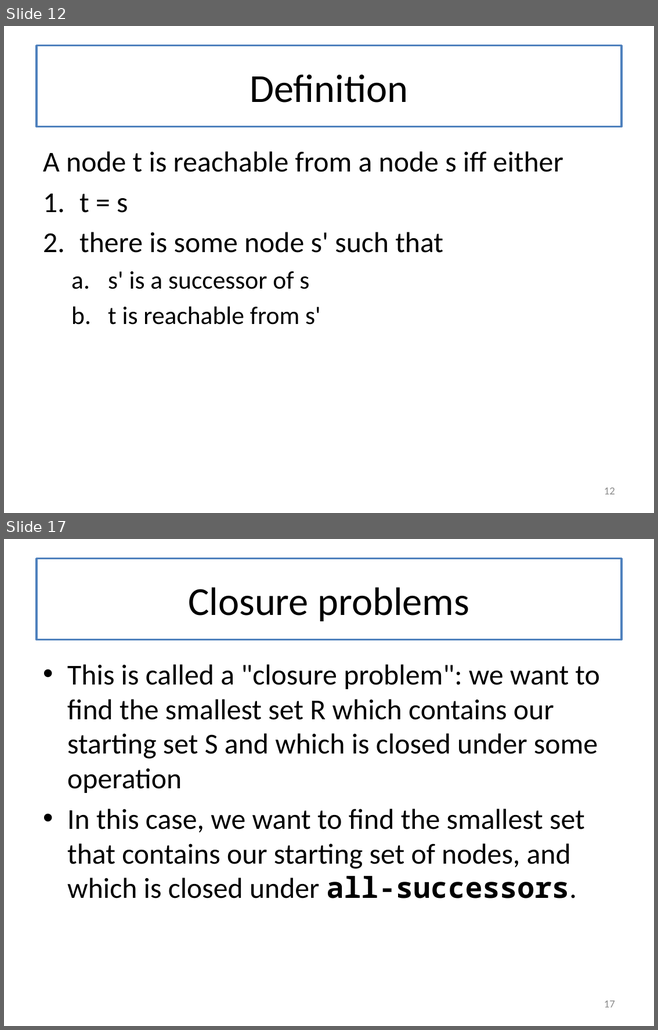
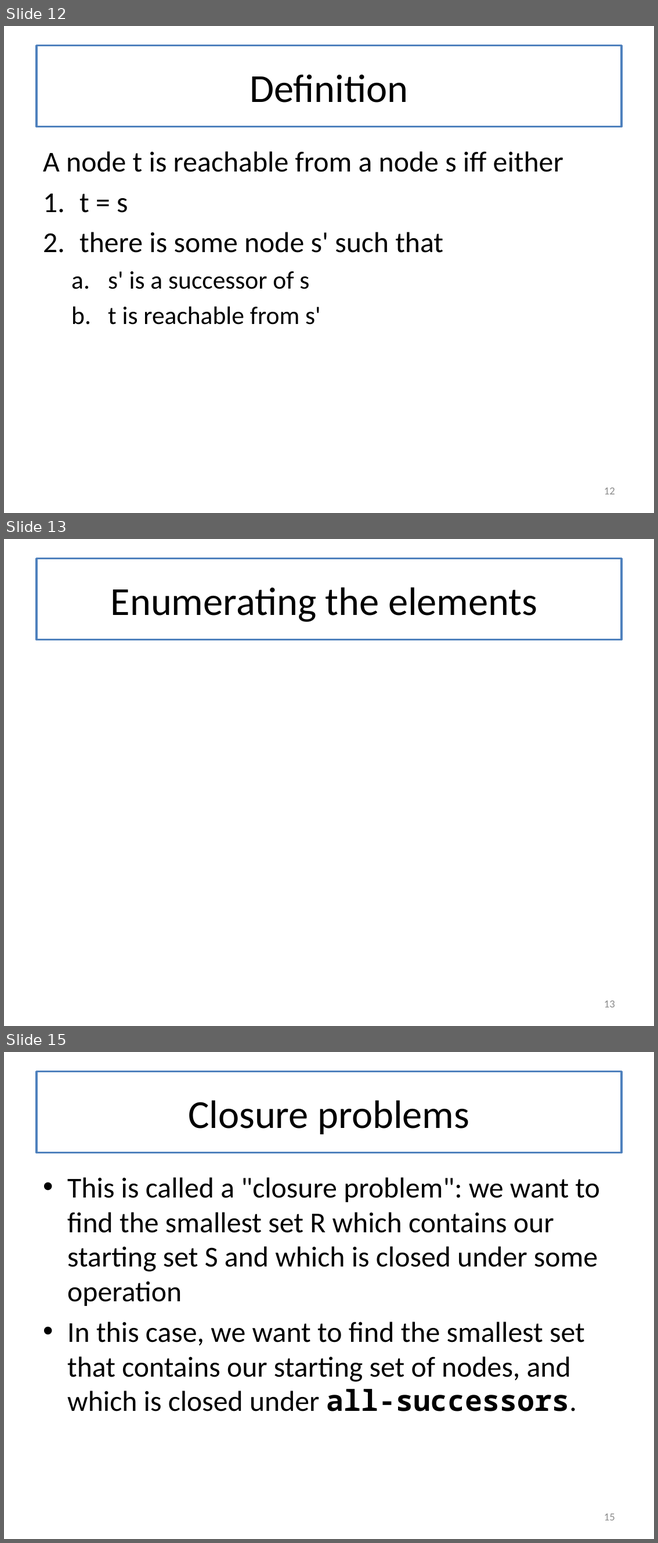
Before and after one commit to mwand/cs5010f16, a slide deck: Slides/Lesson 8.5 Searching in a Graph.pptx. Shown one above the other, each under a label of ours: slides 12 and 17 before the commit, slides 12, 13 and 15 after it; the slides between them are not shown. The pictures are 658x1030 and 658x1543 pixels, drawn with LibreOffice and Linux fonts; fonts in the diff are those of the drawing; grey boxes stand for pictures. Boxes give left, top, right and bottom in pixels: in the first picture for what was removed or moved away, otherwise in the second. Text is boxed around its words. In the diff, an @@ line names an element or a change of style, - is before the commit and + after.

```diff
--- a/Slides/Lesson 8.5 Searching in a Graph.pptx
+++ b/Slides/Lesson 8.5 Searching in a Graph.pptx
@@ slide 13 added at (4,539,654,1026), background #FFFFFF @@
@@ title added at (36,559,621,640), fill #FFFFFF, outline #4F81BD 2.25 pt, 44 pt, text #000000 @@
+Enumerating the elements
@@ page number added at (604,1001,615,1008), 12 pt, text #8C8C8C @@
+13
@@ what was slide 17 is now slide 15 @@
@@ page number at (604,1514,615,1521): text changed @@
-17
+15
```
Also in this commit, not shown: 6 slides changed, 1 other slide added, 4 slides removed, 6 other files.
